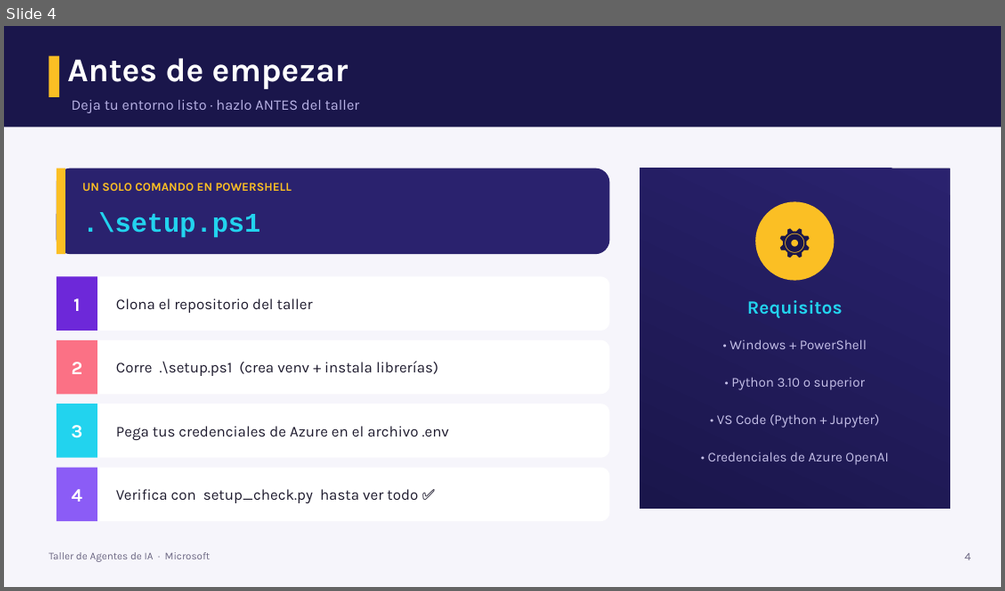
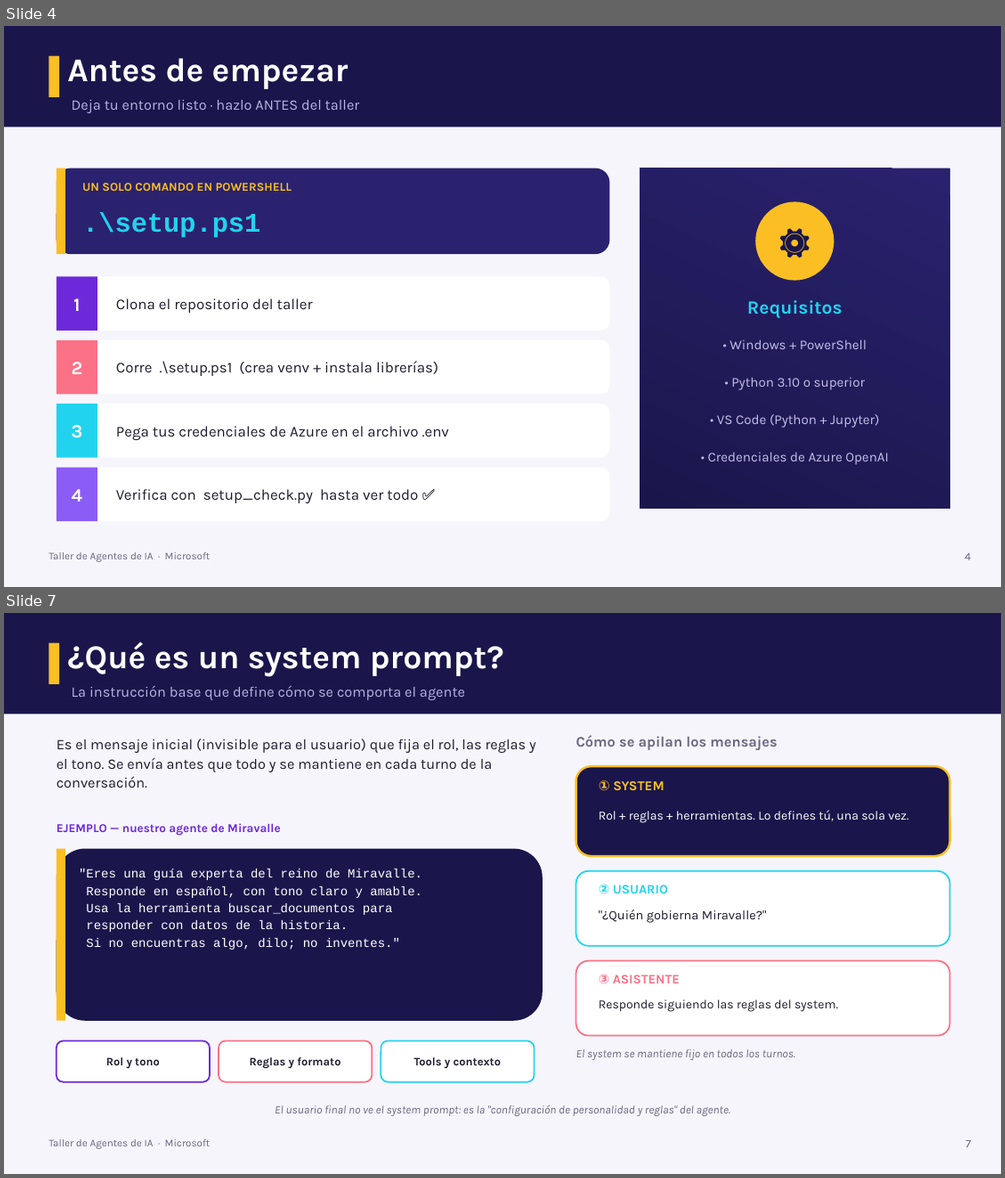
Before and after one commit to SantiagoLM01/taller-agentes-ia, a slide deck: presentacion/Taller_Agentes_IA_2h.pptx. Shown one above the other, each under a label of ours: slide 4 before the commit, slides 4 and 7 after it; the slides between them are not shown. The pictures are 1005x591 and 1005x1178 pixels, drawn with LibreOffice and Linux fonts; fonts in the diff are those of the drawing. Boxes give left, top, right and bottom in pixels: in the first picture for what was removed or moved away, otherwise in the second. Text is boxed around its words. In the diff, an @@ line names an element or a change of style, - is before the commit and + after.

```diff
--- a/presentacion/Taller_Agentes_IA_2h.pptx
+++ b/presentacion/Taller_Agentes_IA_2h.pptx
@@ slide 7 added at box(4, 613, 1001, 1174), background #F6F5FB @@
@@ rectangle added at box(4, 613, 1001, 714), fill #1A164B @@
@@ rectangle added at box(48, 643, 59, 684), fill #FBBF24 @@
@@ text added at box(67, 641, 504, 677), 32 pt, text #FFFFFF, bold @@
+¿Qué es un system prompt?
@@ text added at box(72, 686, 465, 700), 14 pt, text #B9B3E6 @@
+La instrucción base que define cómo se comporta el agente
@@ text added at box(57, 738, 536, 787), 14 pt, text #1E1B2E @@
+Es el mensaje inicial (invisible para el usuario) que fija el rol, las reglas y el tono. Se envía antes que todo y se mantiene en cada turno de la conversación.
@@ text added at box(576, 735, 777, 750), 14 pt, text #6B6682, bold @@
+Cómo se apilan los mensajes
@@ rounded rectangle added at box(576, 766, 950, 856), fill #1A164B, outline #FBBF24 2 pt @@
@@ text added at box(599, 780, 663, 791), 13 pt, text #FBBF24, bold @@
+① SYSTEM
@@ text added at box(57, 823, 280, 835), 11.5 pt, text #6D28D9, bold @@
+EJEMPLO — nuestro agente de Miravalle
@@ text added at box(599, 810, 908, 823), 12 pt, text #FFFFFF @@
+Rol + reglas + herramientas. Lo defines tú, una sola vez.
@@ rounded rectangle added at box(57, 849, 542, 1021), fill #1A164B @@
@@ rectangle added at box(57, 849, 65, 1021), fill #FBBF24 @@
@@ text added at box(79, 868, 422, 949), 12 pt, text #FFFFFF @@
+"Eres una guía experta del reino de Miravalle.
+Responde en español, con tono claro y amable.
+Usa la herramienta buscar_documentos para
+responder con datos de la historia.
+Si no encuentras algo, dilo; no inventes."
@@ rounded rectangle added at box(576, 871, 950, 946), fill #FFFFFF, outline #22D3EE 1.5 pt @@
@@ text added at box(599, 884, 668, 893), 12.5 pt, text #22D3EE, bold @@
+② USUARIO
@@ text added at box(599, 909, 767, 923), 12.5 pt, text #1E1B2E @@
+"¿Quién gobierna Miravalle?"
@@ rounded rectangle added at box(576, 961, 950, 1036), fill #FFFFFF, outline #FB7185 1.5 pt @@
@@ text added at box(599, 973, 680, 983), 12.5 pt, text #FB7185, bold @@
+③ ASISTENTE
@@ text added at box(599, 999, 838, 1012), 12 pt, text #1E1B2E @@
+Responde siguiendo las reglas del system.
@@ rounded rectangle added at box(57, 1041, 210, 1082), fill #FFFFFF, outline #6D28D9 1.5 pt @@
@@ text added at box(106, 1057, 160, 1068), 11 pt, text #1E1B2E, bold @@
+Rol y tono
@@ rounded rectangle added at box(218, 1041, 372, 1082), fill #FFFFFF, outline #FB7185 1.5 pt @@
@@ text added at box(250, 1057, 340, 1068), 11 pt, text #1E1B2E, bold @@
+Reglas y formato
@@ rounded rectangle added at box(380, 1041, 534, 1082), fill #FFFFFF, outline #22D3EE 1.5 pt @@
@@ text added at box(414, 1057, 501, 1068), 11 pt, text #1E1B2E, bold @@
+Tools y contexto
@@ text added at box(576, 1049, 795, 1060), 11 pt, text #6B6682, italic @@
+El system se mantiene fijo en todos los turnos.
@@ text added at box(275, 1105, 730, 1116), 11 pt, text #6B6682, italic @@
+El usuario final no ve el system prompt: es la "configuración de personalidad y reglas" del agente.
@@ text added at box(48, 1139, 210, 1149), 10 pt, text #6B6682 @@
+Taller de Agentes de IA · Microsoft
@@ text added at box(965, 1140, 971, 1147), 11 pt, text #6B6682 @@
+7
```
Also in this commit, not shown: 15 slides changed, 1 other slide added, 5 other files.
